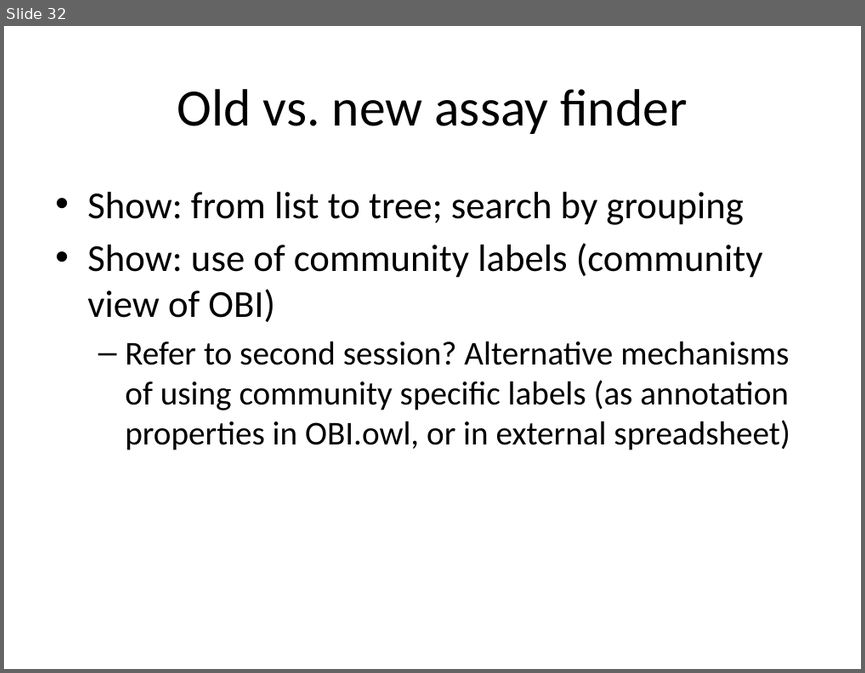
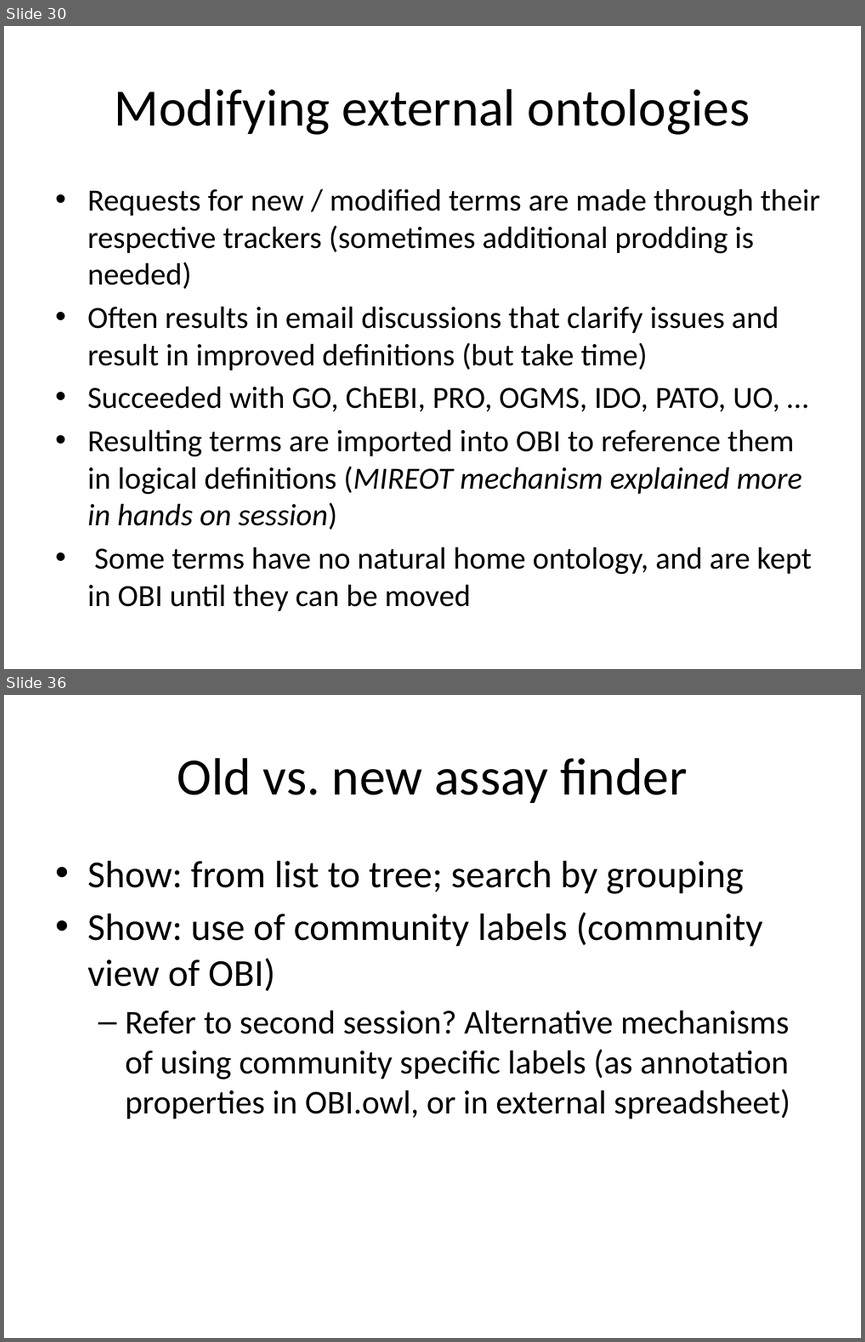
Before and after one commit to obi-ontology/obi-legacy-svn, a slide deck: trunk/docs/presentations/OBI tutorial July 2011 ICBO/OBI overview and IEDB.pptx. Shown one above the other, each under a label of ours: slide 32 before the commit, slides 30 and 36 after it; the slides between them are not shown. The pictures are 865x673 and 865x1342 pixels, drawn with LibreOffice and Linux fonts; fonts in the diff are those of the drawing. Boxes give left, top, right and bottom in pixels: in the first picture for what was removed or moved away, otherwise in the second. Text is boxed around its words. In the diff, an @@ line names an element or a change of style, - is before the commit and + after.

```diff
--- a/trunk/docs/presentations/OBI tutorial July 2011 ICBO/OBI overview and IEDB.pptx
+++ b/trunk/docs/presentations/OBI tutorial July 2011 ICBO/OBI overview and IEDB.pptx
@@ slide 30 added at box(4, 26, 861, 669), background #FFFFFF @@
@@ title added at box(114, 89, 749, 135), 44 pt, text #000000 @@
+Modifying external ontologies
@@ text added at box(87, 188, 820, 611), 25.9 pt, text #000000 @@
+• Requests for new / modified terms are made through their respective trackers (sometimes additional prodding is needed)
+• Often results in email discussions that clarify issues and result in improved definitions (but take time)
+• Succeeded with GO, ChEBI, PRO, OGMS, IDO, PATO, UO, …
+• Resulting terms are imported into OBI to reference them in logical definitions (MIREOT mechanism explained more in hands on session)
+• Some terms have no natural home ontology, and are kept in OBI until they can be moved
@@ what was slide 32 is now slide 36 @@
```
Also in this commit, not shown: 7 slides changed, 4 other slides added, 1 slide removed.
